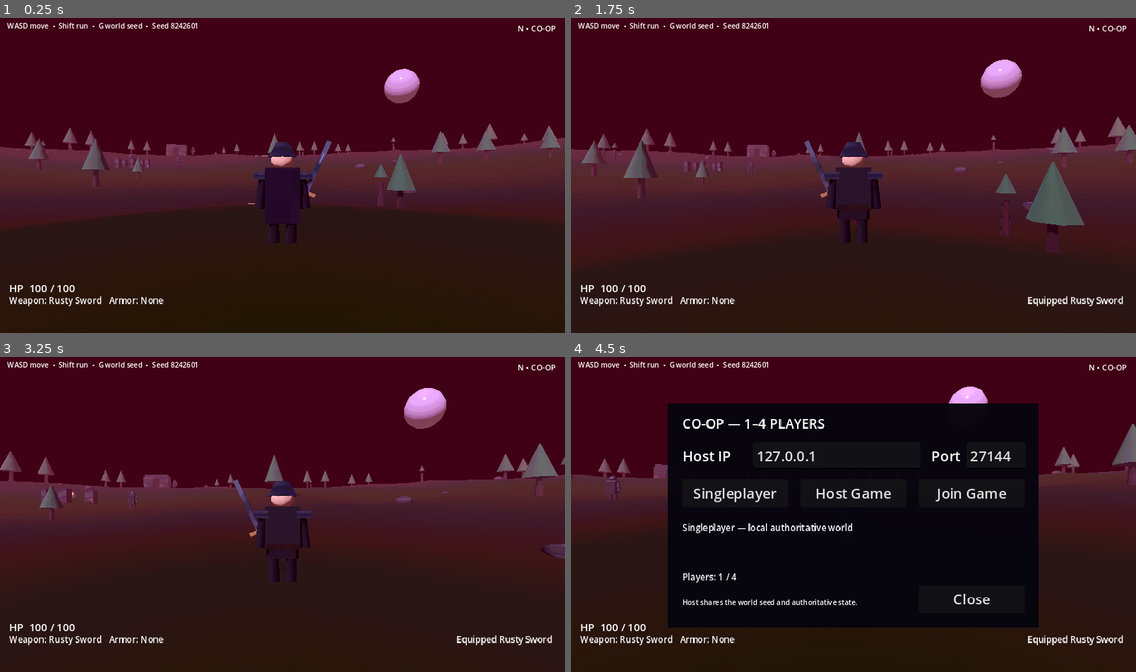
Above: before the commit, frames 1-4 (two rows, left to right).
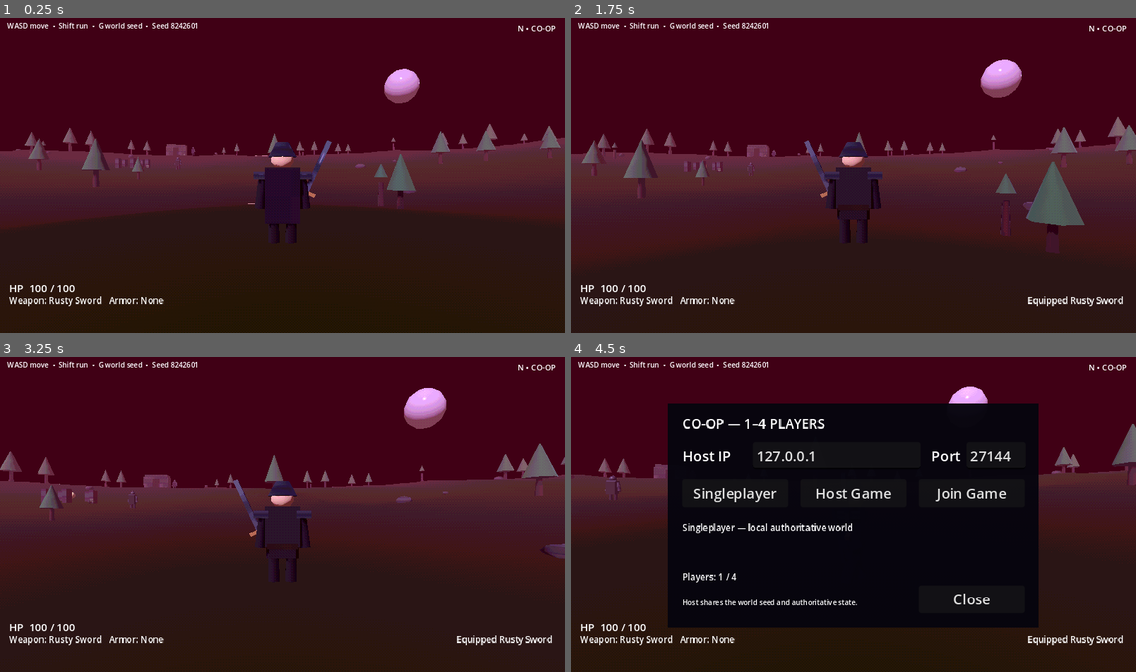
Above: after the commit, the same moments.

Repository: jasonjllind-cpu/aispel
Game: Godot game, scene res://main.tscn
The game is run twice, just before and just after one commit, with the same random seed, the same clock (stepped at 60 frames per second) and the same inputs.
Inputs (mouse positions are in pixels of both pictures, inside the frame that each line leads up to):
- Up to frame 1 (0.25 s): no input
- Up to frame 2 (1.75 s): tap Enter at 0.5 s; move the mouse to (881, 172) at 0.52 s; press the mouse at (881, 172) at 0.53 s; hold W (move_forward) from 0.53 s (still down); tap Space (jump) at 0.77, 1.52 s; move the mouse to (825, 175) at 1.27 s; release the mouse at (825, 175) at 1.28 s; tap R (equip_next) at 1.35 s
- Up to frame 3 (3.25 s): keep holding W (move_forward); move the mouse to (293, 508) at 2.02 s; hold E (interact) 2.03-2.78 s; move the mouse to (276, 517) at 2.77 s; tap Shift (sprint) at 2.85 s; tap Space (jump) at 3.02 s
- Up to frame 4 (4.5 s): move the mouse to (893, 517) at 3.52 s; tap N at 3.6 s; tap Space (jump) at 3.77 s; move the mouse to (684, 467) at 4.27 s; release W (move_forward) at 4.28 s; hold A (move_left) from 4.28 s (still down); tap 1 at 4.35 s

The runs differ from the first frame. In frame 1, 0.1% of the frame differs, in the area x 0-84%, y 40-44%; in frame 2, 0.2%, in the area x 0-93%, y 40-45%; in frame 3, less than 0.1%; in frame 4, less than 0.1%.

Commit message:
Stream terrain chunks around the player

Diff:
--- a/scripts/world/procedural_world_runtime.gd
+++ b/scripts/world/procedural_world_runtime.gd
@@ -6,6 +6,11 @@
 const DEFAULT_WORLD_SEED: int = 8242601
 const MAX_POOLED_CHUNKS: int = 64
 const MAX_CACHED_CHUNKS: int = 96
+const CHUNK_SIZE: float = 28.0
+# Keep a full safety ring around the player. Godot still frustum-culls chunks
+# outside the camera, while collision remains ready for movement in every direction.
+const STREAMING_RADIUS_CHUNKS: int = 2
+const STREAMING_ACTIVE_CHUNK_COUNT: int = (STREAMING_RADIUS_CHUNKS * 2 + 1) * (STREAMING_RADIUS_CHUNKS * 2 + 1)
 
 var chunk_pool: Array[Node3D] = []
 var chunk_pool_root: Node3D
@@ -16,6 +21,8 @@
 var generation_epoch: int = 0
 var rejected_chunks: int = 0
 var fallback_chunks: int = 0
+var streamed_starting_chunk_coords: Dictionary = {}
+var last_streamed_player_chunk: Vector2i = Vector2i(2147483647, 2147483647)
 
 func _build_status_ui(_seed_value: int) -> void:
 	# Runtime generation telemetry belongs in tests/logs, not over gameplay.
@@ -35,7 +42,8 @@
 	terrain_root.set_meta("world_seed", configured_world_seed)
 	terrain_root.set_meta("generation_epoch", generation_epoch)
 	world.add_child(terrain_root)
-	_build_chunks(terrain_root, "starting_valley", biome_id, REGION_CATALOG.get_center("starting_valley"), reserved_slots, -3, 3)
+	# Build the initial safety area immediately, before the player is allowed to spawn.
+	_stream_starting_valley_chunks(Vector2i.ZERO, true)
 
 func _scan_runtime_regions() -> void:
 	if world == null:
@@ -43,6 +51,7 @@
 	_ensure_generation_context()
 	if not world.has_node("GeneratedStartingValley"):
 		_build_starting_valley_terrain()
+	_stream_starting_valley_chunks(_player_chunk_coord())
 	var active_generated: int = 1 if world.has_node("GeneratedStartingValley") else 0
 	var runtime_regions := world.get_node_or_null("RuntimeRegions") as Node3D
 	if runtime_regions != null:
@@ -71,14 +80,17 @@
 	region_node.add_child(terrain_root)
 	_build_chunks(terrain_root, region_id, biome_id, REGION_CATALOG.get_center(region_id), reserved_slots, -2, 2)
 
-func _build_chunks(parent: Node3D, region_id: String, biome_id: String, region_center: Vector3, reserved_slots: Array[Dictionary], min_coord: int, max_coord_exclusive: int) -> void:
+func _build_chunks(parent: Node3D, region_id: String, biome_id: String, region_center: Vector3, reserved_slots: Array[Dictionary], min_x: int, max_x_exclusive: int, min_z: int = 0, max_z_exclusive: int = 0) -> void:
+	if max_z_exclusive == 0 and min_z == 0:
+		min_z = min_x
+		max_z_exclusive = max_x_exclusive
 	if generator == null or not is_instance_valid(parent):
 		return
 	_ensure_generation_context()
 	var expected_epoch: int = generation_epoch
 	var expected_seed: int = configured_world_seed
-	for chunk_z in range(min_coord, max_coord_exclusive):
-		for chunk_x in range(min_coord, max_coord_exclusive):
+	for chunk_z in range(min_z, max_z_exclusive):
+		for chunk_x in range(min_x, max_x_exclusive):
 			if expected_epoch != generation_epoch or expected_seed != configured_world_seed:
 				return
 			var coord := Vector2i(chunk_x, chunk_z)
@@ -102,10 +114,83 @@
 			if bool(chunk_data.get("fallback", false)):
 				fallback_chunks += 1
 			var chunk: Node3D = _acquire_chunk(parent)
+			chunk.set_meta("region_id", region_id)
+			chunk.set_meta("stream_coord", coord)
 			var build_result: Variant = chunk.call("build_from_data", chunk_data)
 			if build_result != true:
 				rejected_chunks += 1
 				_recycle_rejected_chunk(chunk)
+
+
+func _player_chunk_coord() -> Vector2i:
+	var player := get_tree().get_first_node_in_group("player") as Node3D
+	if player == null:
+		return Vector2i.ZERO
+	return Vector2i(
+		int(floor(player.global_position.x / CHUNK_SIZE)),
+		int(floor(player.global_position.z / CHUNK_SIZE))
+	)
+
+func _stream_starting_valley_chunks(player_chunk: Vector2i, force: bool = false) -> void:
+	if world == null:
+		return
+	var terrain_root := world.get_node_or_null("GeneratedStartingValley") as Node3D
+	if terrain_root == null:
+		return
+	if not force and player_chunk == last_streamed_player_chunk:
+		return
+
+	var wanted: Dictionary = {}
+	for z_offset in range(-STREAMING_RADIUS_CHUNKS, STREAMING_RADIUS_CHUNKS + 1):
+		for x_offset in range(-STREAMING_RADIUS_CHUNKS, STREAMING_RADIUS_CHUNKS + 1):
+			wanted[Vector2i(player_chunk.x + x_offset, player_chunk.y + z_offset)] = true
+
+	# Recycle chunks that are outside the safety ring before creating replacements.
+	for child in terrain_root.get_children():
+		if not child is Node3D:
+			continue
+		var chunk := child as Node3D
+		var coord_value: Variant = chunk.get_meta("stream_coord", null)
+		if coord_value is Vector2i and not wanted.has(coord_value):
+			_recycle_streamed_chunk(chunk)
+
+	var biome_id: String = REGION_CATALOG.get_biome_id("starting_valley")
+	var reserved_slots: Array[Dictionary] = REGION_CATALOG.get_slots("starting_valley")
+	for coord_value in wanted:
+		var coord := coord_value as Vector2i
+		if _has_streamed_chunk(terrain_root, coord):
+			continue
+		_build_chunks(
+			terrain_root,
+			"starting_valley",
+			biome_id,
+			REGION_CATALOG.get_center("starting_valley"),
+			reserved_slots,
+			coord.x,
+			coord.x + 1,
+			coord.y,
+			coord.y + 1
+		)
+
+	streamed_starting_chunk_coords = wanted.duplicate()
+	last_streamed_player_chunk = player_chunk
+
+func _has_streamed_chunk(terrain_root: Node3D, coord: Vector2i) -> bool:
+	for child in terrain_root.get_children():
+		if child is Node3D and child.get_meta("stream_coord", null) == coord:
+			return true
+	return false
+
+func _recycle_streamed_chunk(chunk: Node3D) -> void:
+	if not is_instance_valid(chunk):
+		return
+	_ensure_pool_root()
+	chunk.call("prepare_for_pool")
+	if chunk_pool.size() < MAX_POOLED_CHUNKS:
+		chunk.reparent(chunk_pool_root, false)
+		chunk_pool.append(chunk)
+	else:
+		chunk.free()
 
 func _valid_chunk_for_context(chunk_data: Dictionary, region_id: String, coord: Vector2i, expected_seed: int) -> bool:
 	if chunk_data.is_empty() or int(chunk_data.get("format_version", 0)) != GENERATION_FORMAT_VERSION:
@@ -273,5 +358,8 @@
 		"configured_world_seed": configured_world_seed,
 		"generation_epoch": generation_epoch,
 		"rejected_chunks": rejected_chunks,
-		"fallback_chunks": fallback_chunks
+		"fallback_chunks": fallback_chunks,
+		"streaming_radius_chunks": STREAMING_RADIUS_CHUNKS,
+		"active_starting_chunks": streamed_starting_chunk_coords.size(),
+		"active_starting_chunk_capacity": STREAMING_ACTIVE_CHUNK_COUNT
 	}
